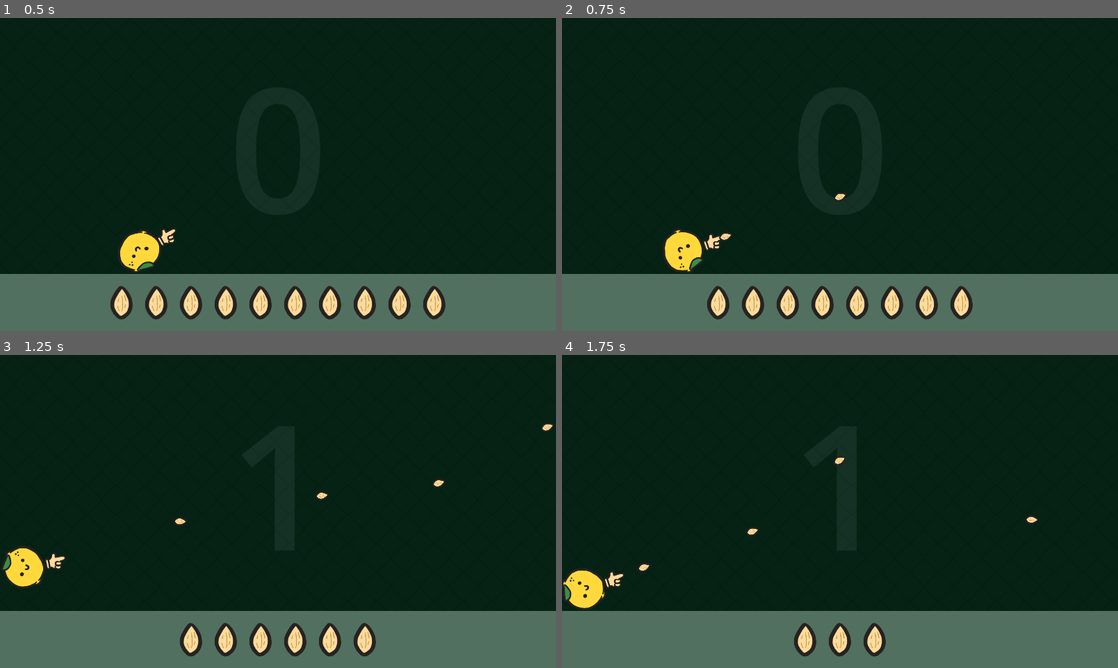
Above: before the commit, frames 1-4 (two rows, left to right).
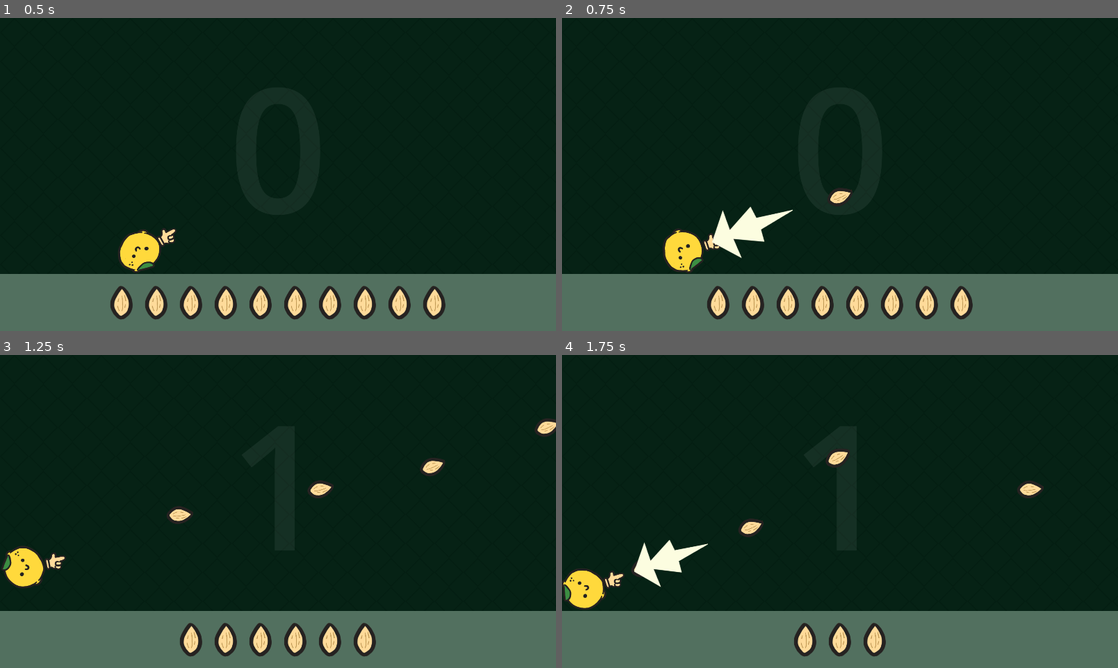
Above: after the commit, the same moments.

Repository: BajaTheFrog/public-juice-workshop-2026
Game: Godot game, scene res://game/content/contexts/play_context/base_game_scene.tscn
Two runs of this game, one before a commit and one after it. Both use one fixed random seed, a clock stepped at 60 frames per second and the inputs below.
Inputs (mouse positions are in pixels of both pictures, inside the frame that each line leads up to):
- Up to frame 1 (0.5 s): no input
- Up to frame 2 (0.75 s): move the mouse to (962, 158) at 0.52 s; hold D (right) from 0.53 s (still down); hold Space (shoot_hand) from 0.53 s (still down); click (962, 158) at 0.67 s
- Up to frame 3 (1.25 s): keep holding D (right); keep holding Space (shoot_hand); tap W (jump) at 0.77, 1.07 s
- Up to frame 4 (1.75 s): release D (right) at 1.25 s; release Space (shoot_hand) at 1.25 s; drag from (728, 527) to (1117, 423) at 1.27 s

Frame 1 is identical in both runs. In frame 2, 1.0% of the frame differs, in the area x 27-53%, y 54-77%; in frame 3, 0.8%; in frame 4, 1.3%, in the area x 12-87%, y 30-75%.

Commit message:
step-2.2: Exercise 04 • 👹 Interactions · Feedback
Bigger Bullets (A), Muzzle Flash (B), Bat Hitflash (C).

Diff:
--- a/game/content/entities/bat_juice_box.gd
+++ b/game/content/entities/bat_juice_box.gd
@@ -44,7 +44,8 @@
 			return
 
 		# [STEP-2.2.C]: Flash the entire bat to emphasize hit contact
-		pass
+		var hit_flash_time: float = 0.02
+		await _async_flash(_box, _box.hit_flash_sprites, hit_flash_time)
 
 
 	func async_on_died() -> void:
--- a/game/content/objects/player_bullet_juice_box.gd
+++ b/game/content/objects/player_bullet_juice_box.gd
@@ -31,7 +31,7 @@
 			return
 
 		# [STEP-2.2.A]: Increase the size of the bullet (seed) so its more prominent
-		pass
+		_box.body.scale *= 2.0
 
 
 	func _async_muzzle_flash() -> void:
@@ -39,7 +39,13 @@
 			return
 
 		# [STEP-2.2.B]: Add muzzle flash to communicate bullet (seed) exit
-		pass
+		var muzzle_flash_time: float = 0.05
+		var random_x_scale = Random.randf_range(0.7, 1.2)
+		var random_y_scale = Random.randf_range(0.5, 1.1)
+
+		_box.muzzle_sprite.scale = Vector2(random_x_scale, random_y_scale)
+
+		await _async_flash(_box, _box.muzzle_sprite, muzzle_flash_time)
 
 
 	func async_on_impact() -> void:
--- a/game/members/steps.gd
+++ b/game/members/steps.gd
@@ -69,9 +69,9 @@
 	SHOOT_SPREAD: true,      # [STEP-2.1.D] Shoot Spread
 
 	# --- Exercise 2.2 - Interactions / Feedback ---
-	BIGGER_BULLETS: false,   # [STEP-2.2.A] Bigger Bullets
-	MUZZLE_FLASH: false,     # [STEP-2.2.B] Muzzle Flash
-	BAT_HIT_FLASH: false,    # [STEP-2.2.C] Bat Hitflash
+	BIGGER_BULLETS: true,    # [STEP-2.2.A] Bigger Bullets
+	MUZZLE_FLASH: true,      # [STEP-2.2.B] Muzzle Flash
+	BAT_HIT_FLASH: true,     # [STEP-2.2.C] Bat Hitflash
 
 	# --- Exercise 3.1 - Camera & Time / Kinetics ---
 	CAMERA_TRACKING: false,  # [STEP-3.1.A] Dynamic Tracking
